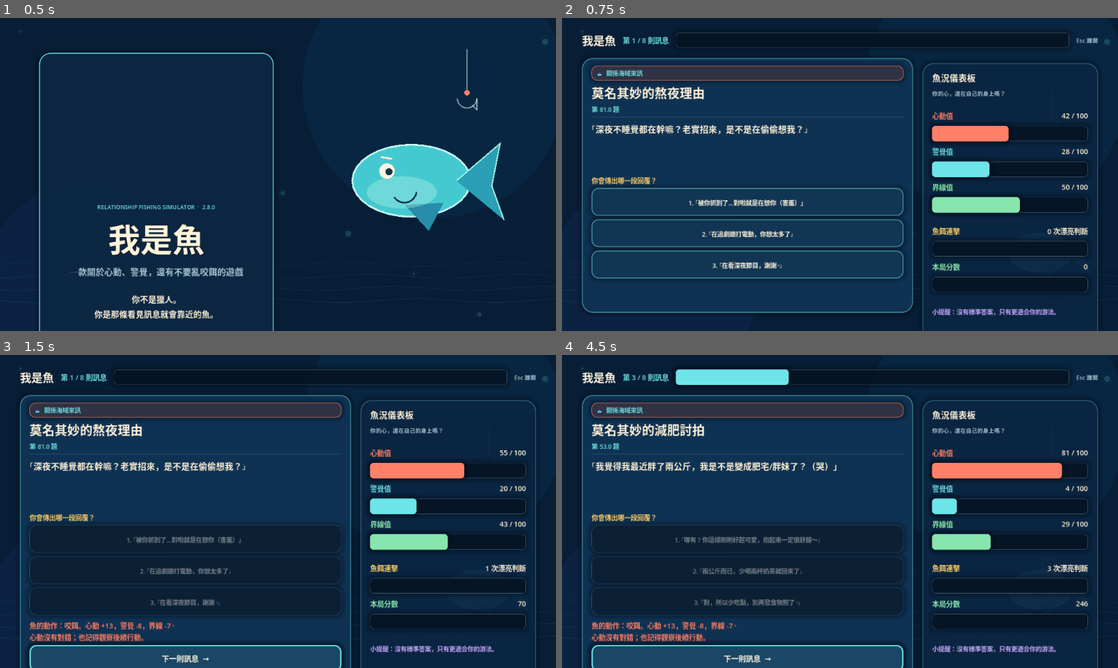
Above: before the commit, frames 1-4 (two rows, left to right).
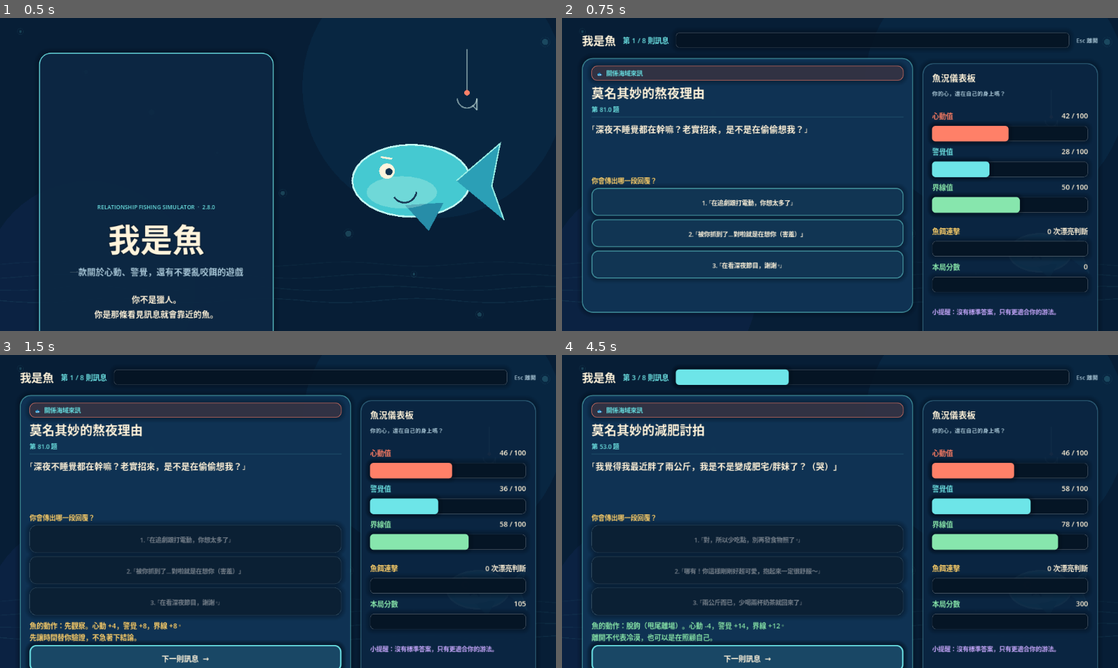
Above: after the commit, the same moments.

Repository: chinchin980717-hash/cindy.fish-hash.github.io
Game: Godot game, scene res://main.tscn
The game is run twice, just before and just after one commit, with the same random seed, the same clock (stepped at 60 frames per second) and the same inputs.
Inputs (mouse positions are in pixels of both pictures, inside the frame that each line leads up to):
- Up to frame 1 (0.5 s): no input
- Up to frame 2 (0.75 s): tap Enter at 0.5, 0.6 s
- Up to frame 3 (1.5 s): tap Space at 0.77 s; click (183, 539) at 1.25 s, where only the run before the commit has a clickable "1. 「被你抓到了...對啦就是在想你（害羞）」"
- Up to frame 4 (4.5 s): click "下一則訊息 →" at 2 s; click (745, 539) at 2.75 s, where only the run before the commit has a clickable "1. 「那我把自己打包送給你當作回禮好不好呀？」"; click "下一則訊息 →" at 3.5 s; click (745, 539) at 4.25 s, where only the run before the commit has a clickable "1. 「哪有！你這樣剛剛好超可愛，抱起來一定很舒服～」"

Frame 1 is identical in both runs. In frame 2, 0.6% of the frame differs, in the area x 22-44%, y 58-71%; in frame 3, 2.0%; in frame 4, 3.7%, in the area x 5-95%, y 30-92%.

Commit message:
feat: shuffle reply choices per question

Diff:
--- a/main.gd
+++ b/main.gd
@@ -26,6 +26,7 @@
 var round_count := 8
 var action_counts := {"bite": 0, "observe": 0, "unhook": 0}
 var current_event: Dictionary = {}
+var current_answers: Array = []
 var selected_choice := -1
 var answer_locked := false
 var ending_key := ""
@@ -544,10 +545,11 @@
 	event_sender.text = "第 %s 題" % str(current_event["id"])
 	event_message.text = current_event["scenario"]
 	event_detail.text = "讀完情境，選一段你會送出的回覆；魚的反應稍後揭曉。"
-	var answers: Array = current_event["answers"]
-	bite_button.text = "1. " + str(answers[0]["text"])
-	observe_button.text = "2. " + str(answers[1]["text"])
-	leave_button.text = "3. " + str(answers[2]["text"])
+	current_answers = current_event["answers"].duplicate()
+	current_answers.shuffle()
+	bite_button.text = "1. " + str(current_answers[0]["text"])
+	observe_button.text = "2. " + str(current_answers[1]["text"])
+	leave_button.text = "3. " + str(current_answers[2]["text"])
 	feedback_label.text = ""
 	next_button.visible = false
 	bite_button.disabled = false
@@ -565,7 +567,7 @@
 	bite_button.disabled = true
 	observe_button.disabled = true
 	leave_button.disabled = true
-	var answer: Dictionary = current_event["answers"][choice]
+	var answer: Dictionary = current_answers[choice]
 	var fish_action: String = answer["fishAction"]
 	action_counts[fish_action] += 1
 	if fish_action == "bite":
Not shown, changed: PROJECT.md
